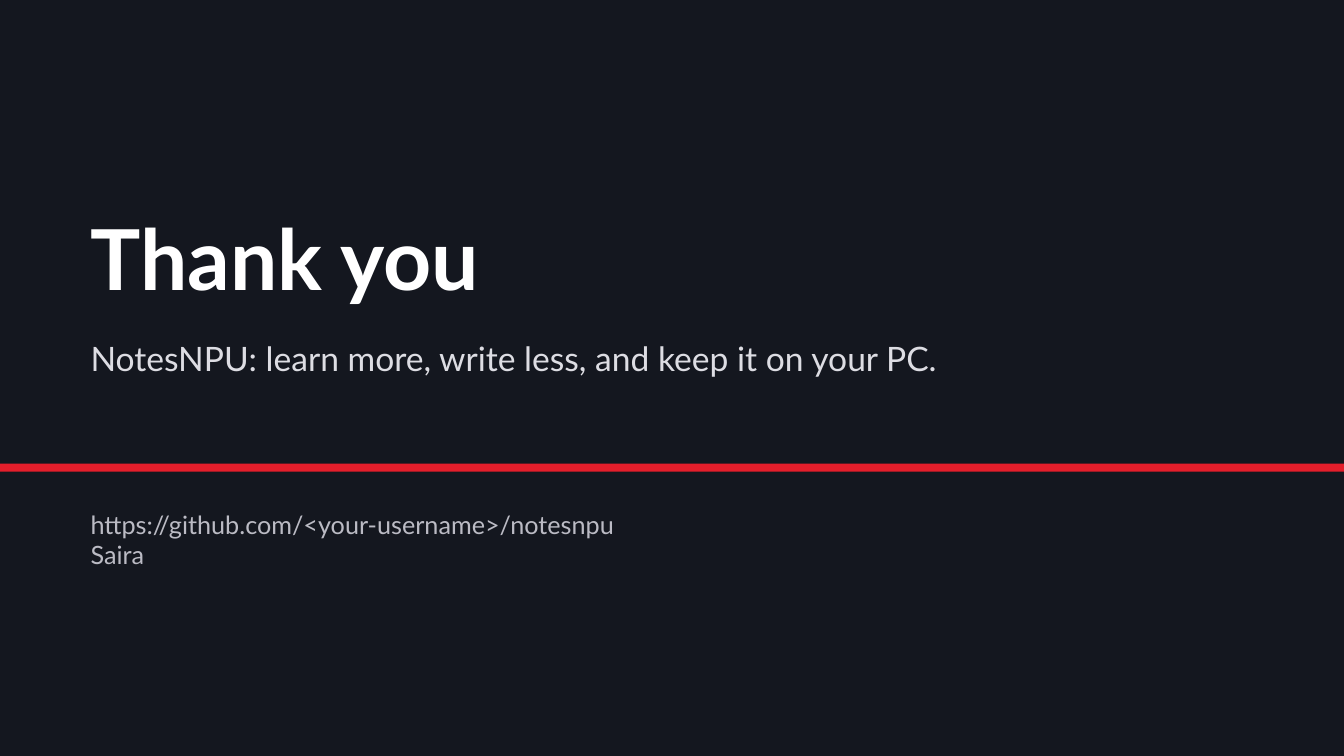
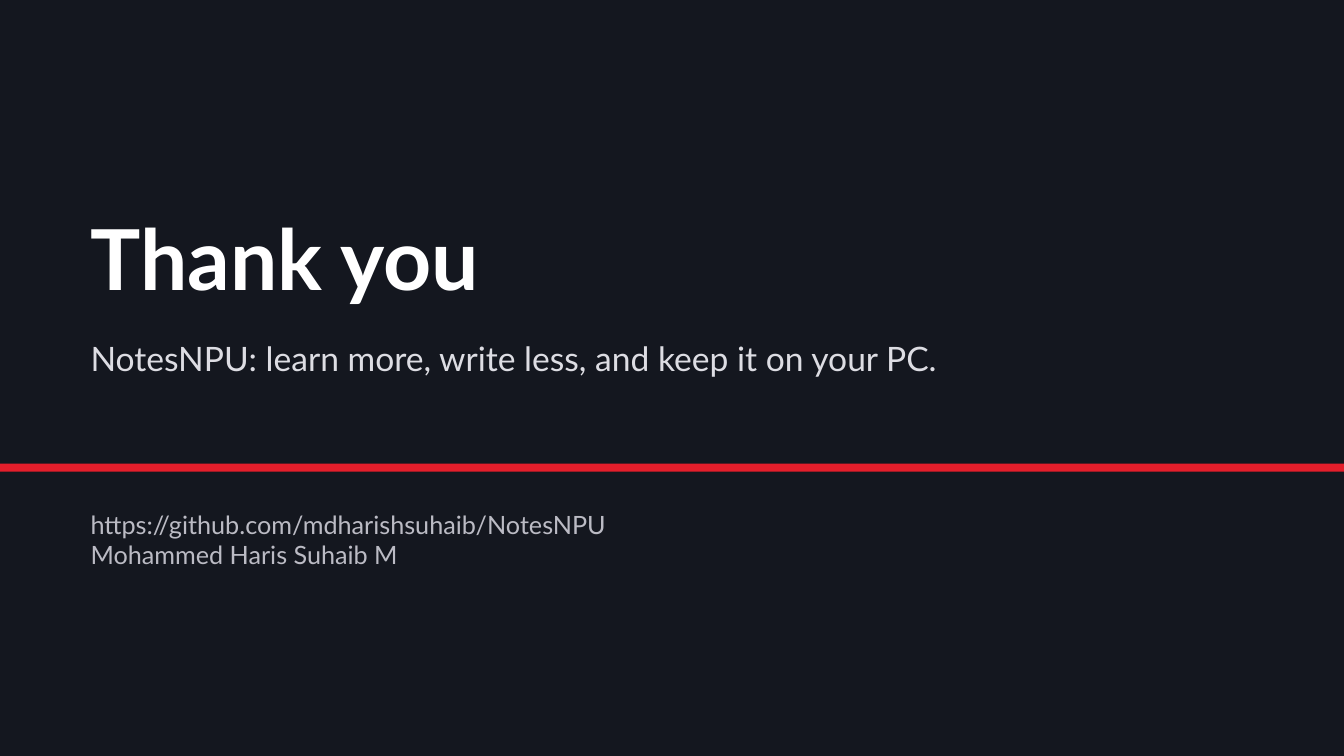
Before and after one commit to mdharishsuhaib/NotesNPU, a slide deck: slide 11 of submission/NotesNPU_Pitch.pptx. Drawn at 1344x756 pixels with LibreOffice and Linux fonts; fonts in the diff are those of the drawing. Boxes give left, top, right and bottom in pixels: in the first picture for what was removed or moved away, otherwise in the second. Text is boxed around its words. In the diff, an @@ line names an element or a change of style, - is before the commit and + after.

```diff
--- a/submission/NotesNPU_Pitch.pptx
+++ b/submission/NotesNPU_Pitch.pptx
@@ text at <box>91,515,606,564</box>: text changed @@
-https://github.com/<your-username>/notesnpu
-Saira
+https://github.com/mdharishsuhaib/NotesNPU
+Mohammed Haris Suhaib M
```
Also in this commit, not shown: 1 other slide changed, 8 other files.
